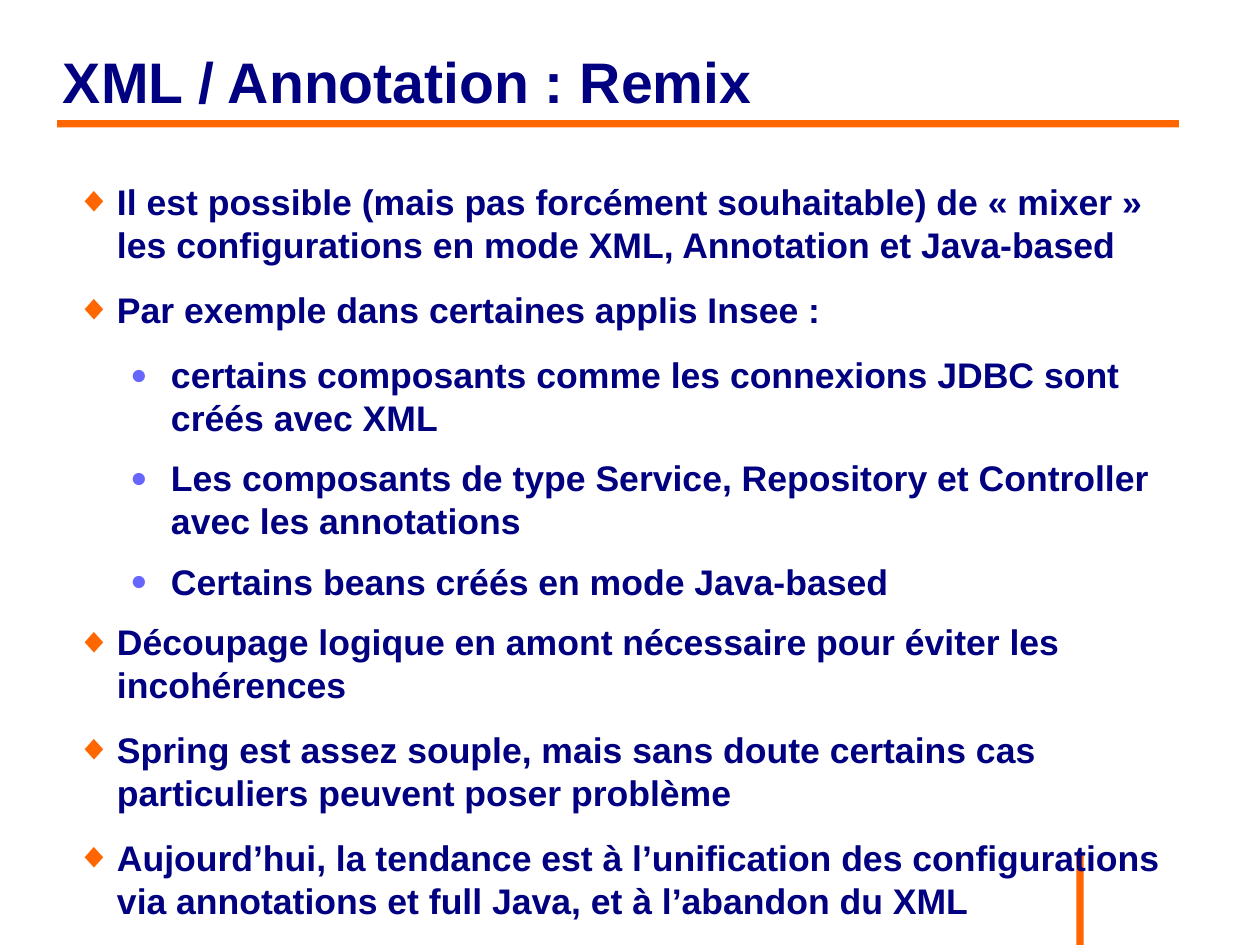
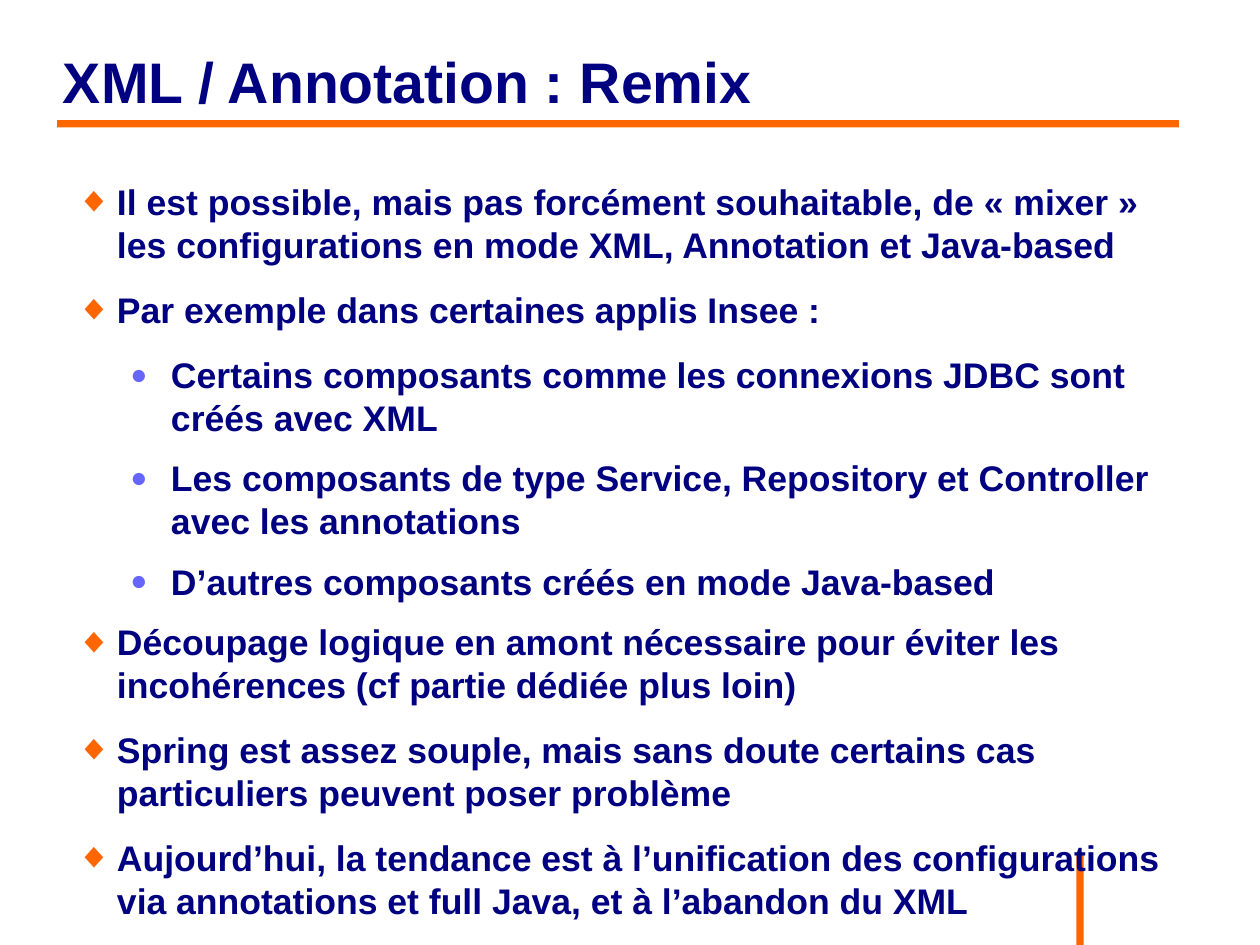
Before and after one commit to philphils/formation-spring, a slide deck: slide 64 of Documentation/diapo_formation_spring.odp. Drawn at 1260x945 pixels with LibreOffice and Linux fonts; fonts in the diff are those of the drawing; background and template pictures are left out. Boxes give left, top, right and bottom in pixels: in the first picture for what was removed or moved away, otherwise in the second. Text is boxed around its words. In the diff, an @@ line names an element or a change of style, - is before the commit and + after.

```diff
--- a/Documentation/diapo_formation_spring.odp
+++ b/Documentation/diapo_formation_spring.odp
@@ text at box(117, 189, 1115, 265): text changed @@
-◆ Il est possible (mais pas forcément souhaitable) de « mixer » les configurations en mode XML, Annotation et Java-based
+◆ Il est possible, mais pas forcément souhaitable, de « mixer » les configurations en mode XML, Annotation et Java-based
@@ text at box(171, 362, 1125, 432): text changed @@
-  ● certains composants comme les connexions JDBC sont créés avec XML
+  ● Certains composants comme les connexions JDBC sont créés avec XML
@@ text at box(117, 569, 1059, 705): text changed @@
-  ● Certains beans créés en mode Java-based
-◆ Découpage logique en amont nécessaire pour éviter les incohérences
+  ● D’autres composants créés en mode Java-based
+◆ Découpage logique en amont nécessaire pour éviter les incohérences (cf partie dédiée plus loin)
```
Also in this commit, not shown: 65 other slides changed, 3 slides added.
